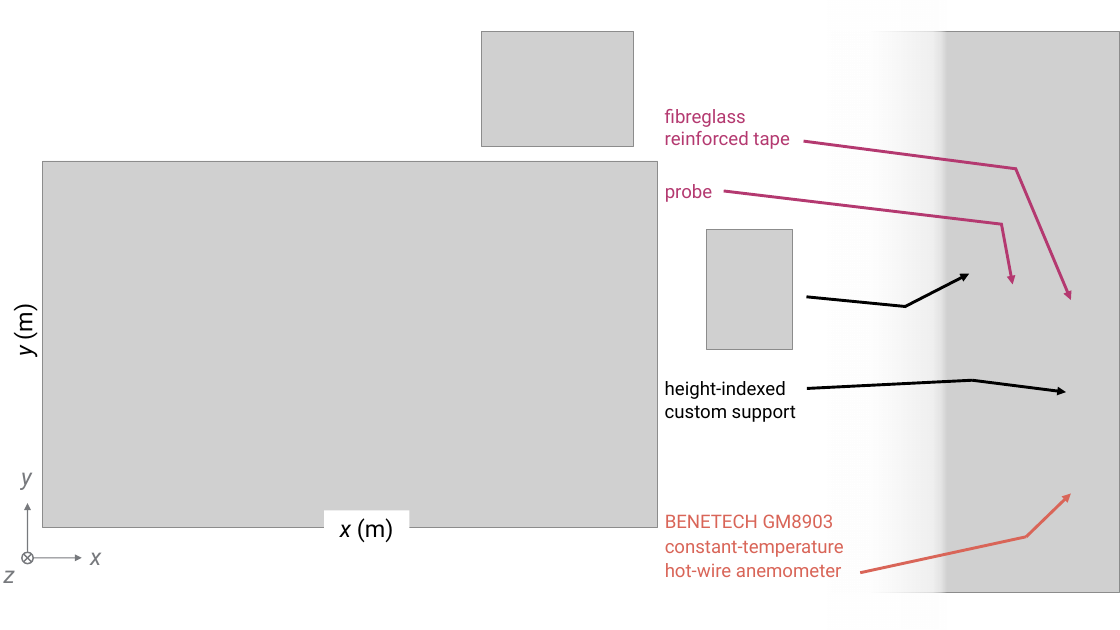
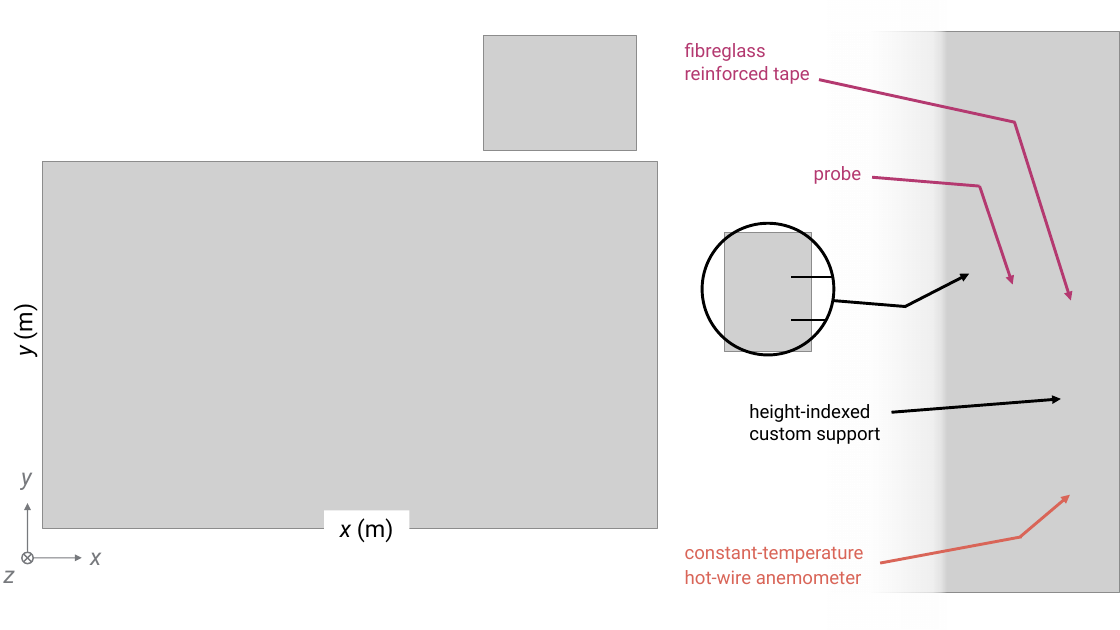
Before and after one commit to GH-X-ST/Nausicaa, a slide deck: slide 3 of 01_Thermal/D_sketch/Flight Arena Sketch.pptx. Drawn at 1120x630 pixels with LibreOffice and Linux fonts; fonts in the diff are those of the drawing; grey boxes stand for pictures. Boxes give left, top, right and bottom in pixels: in the first picture for what was removed or moved away, otherwise in the second. Text is boxed around its words. In the diff, an @@ line names an element or a change of style, - is before the commit and + after.

```diff
--- a/01_Thermal/D_sketch/Flight Arena Sketch.pptx
+++ b/01_Thermal/D_sketch/Flight Arena Sketch.pptx
@@ picture: place and size @@
-picture at box(481, 31, 634, 146)
+picture at box(484, 35, 636, 150)
@@ text "fibreglass reinforced tape": place and size @@
-text "fibreglass reinforced tape" at box(665, 109, 790, 149)
+text "fibreglass reinforced tape" at box(685, 43, 810, 84)
@@ line moved from (1017, 169) - (804, 141) to (1016, 123) - (819, 80) @@
@@ arrow moved from (1016, 168) - (1071, 300) to (1015, 123) - (1071, 301) @@
@@ text "probe": place and size @@
-text "probe" at box(665, 184, 713, 202)
+text "probe" at box(814, 166, 862, 184)
@@ line moved from (1003, 224) - (724, 191) to (980, 187) - (872, 177) @@
@@ arrow moved from (1002, 223) - (1013, 285) to (980, 187) - (1013, 285) @@
@@ ellipse added at box(702, 223, 834, 355), outline #000000 2.5 pt @@
@@ picture: place and size @@
-picture at box(707, 229, 792, 350)
+picture at box(725, 232, 812, 351)
@@ line added from (791, 277) to (832, 277), #000000 1.75 pt @@
@@ line added from (791, 320) to (826, 320), #000000 1.75 pt @@
@@ line moved from (907, 307) - (807, 297) to (907, 307) - (833, 301) @@
@@ text "height-indexed": place and size @@
-text "height-indexed" at box(665, 381, 796, 422)
+text "height-indexed" at box(749, 404, 880, 444)
@@ line removed from (972, 381) to (807, 388) @@
@@ arrow moved from (972, 381) - (1066, 392) to (891, 413) - (1061, 399) @@
@@ arrow moved from (1027, 537) - (1071, 494) to (1021, 537) - (1070, 495) @@
@@ line moved from (1027, 537) - (860, 573) to (1022, 537) - (881, 563) @@
@@ text at box(685, 546, 864, 584): text changed @@
-BENETECH GM8903 constant‑temperature hot‑wire anemometer
+constant‑temperature hot‑wire anemometer
```
Also in this commit, not shown: 3 other files.
